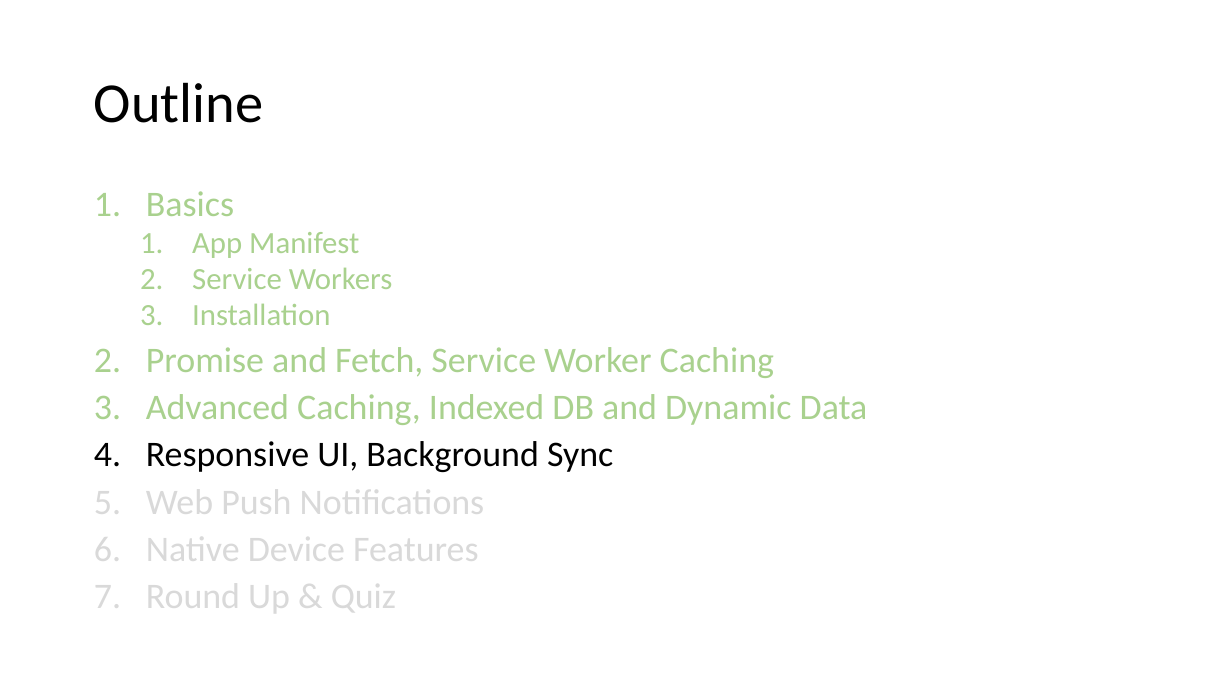
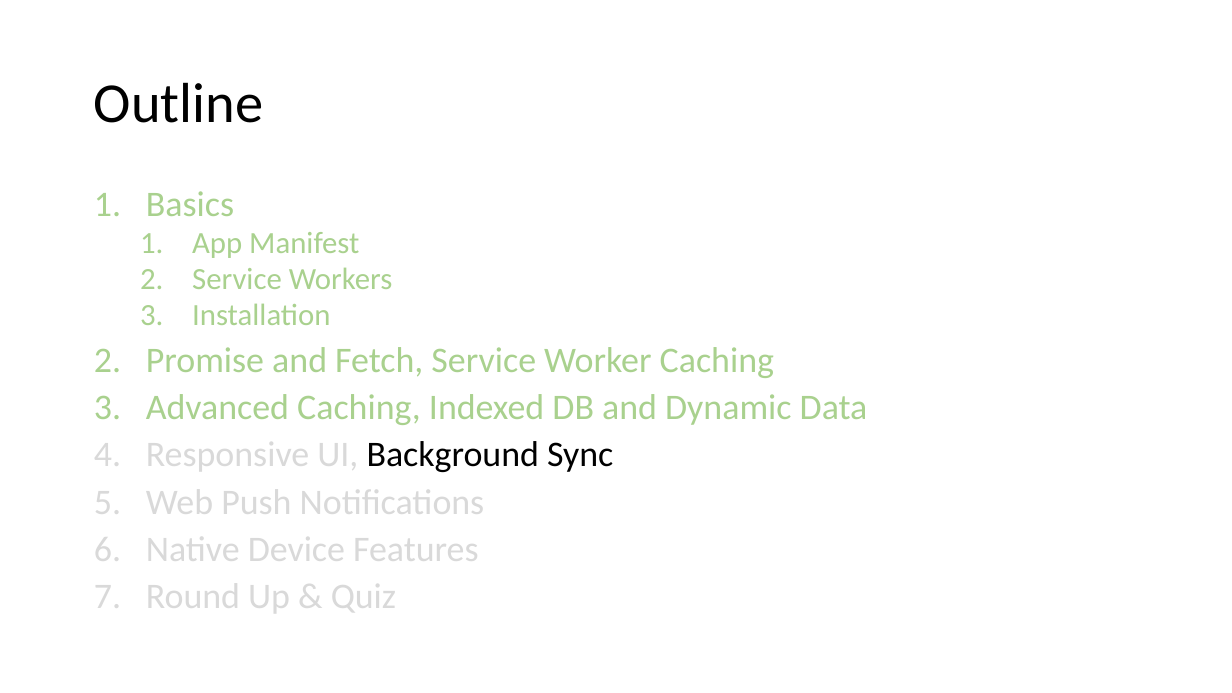
Before and after one commit to SteveNox/PWACourseProgress, a slide deck: slide 71 of course/Progressive Web Apps.pptx (slide 67 before the commit). Drawn at 1232x693 pixels with LibreOffice and Linux fonts; fonts in the diff are those of the drawing. Boxes give left, top, right and bottom in pixels: in the first picture for what was removed or moved away, otherwise in the second. Text is boxed around its words. In the diff, an @@ line names an element or a change of style, - is before the commit and + after.

Commit message:
working offline sync for added records

```diff
--- a/course/Progressive Web Apps.pptx
+++ b/course/Progressive Web Apps.pptx
@@ text at [146, 433, 613, 477]: text colour #000000 to #D9D9D9 in "Responsive UI," @@
```
Also in this commit, not shown: 1 other slide changed, 6 slides added, 6 other files.
